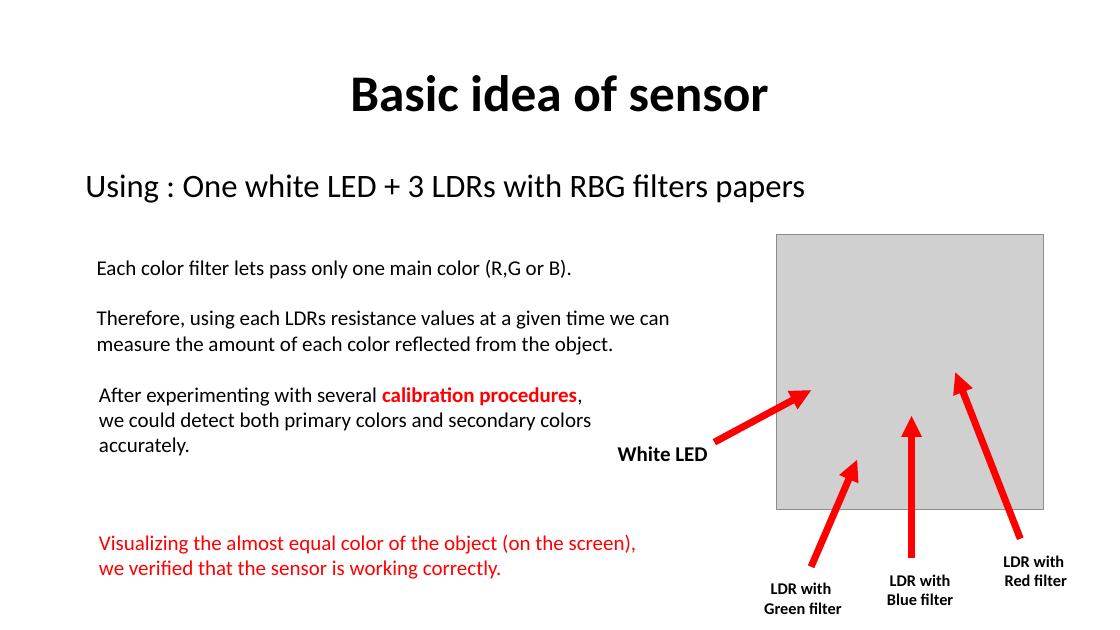
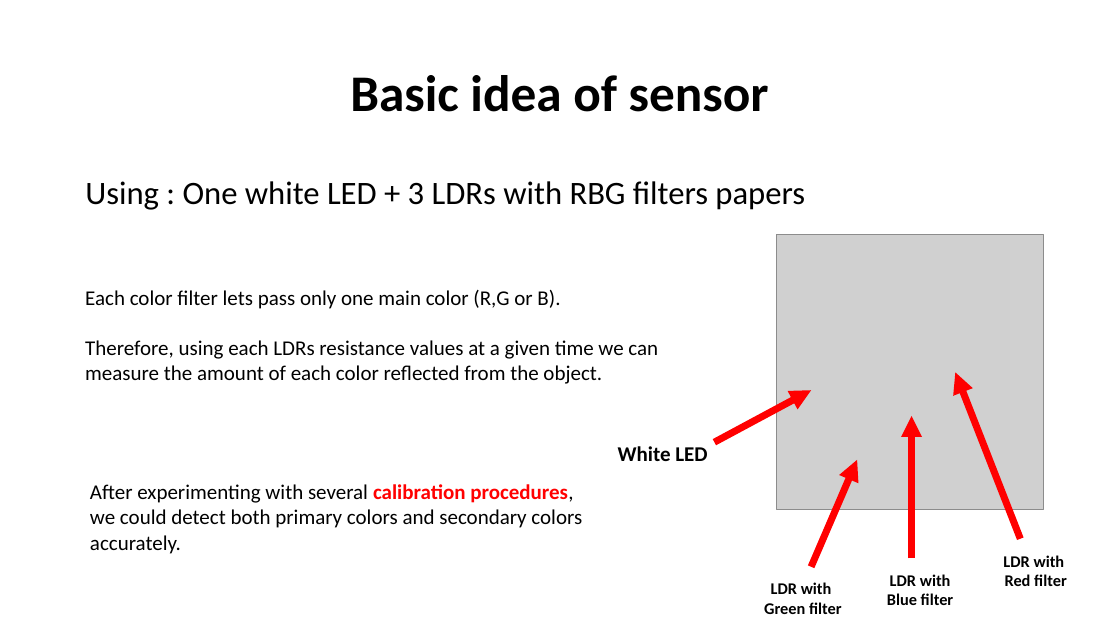
Before and after one commit to Team-Sagittarius-ENTC/RGBsensor, a slide deck: slide 4 of prabhashwara/FINAL -- RGB COLOR SENSOR PROJECT.pptx. Drawn at 1120x630 pixels with LibreOffice and Linux fonts; fonts in the diff are those of the drawing; grey boxes stand for pictures. Boxes give left, top, right and bottom in pixels: in the first picture for what was removed or moved away, otherwise in the second. Text is boxed around its words. In the diff, an @@ line names an element or a change of style, - is before the commit and + after.

Commit message:
final presentation complete

```diff
--- a/prabhashwara/FINAL -- RGB COLOR SENSOR PROJECT.pptx
+++ b/prabhashwara/FINAL -- RGB COLOR SENSOR PROJECT.pptx
@@ text "Using : One white LED ...": place and size @@
-text "Using : One white LED ..." at (85,174,805,203)
+text "Using : One white LED ..." at (85,181,805,210)
@@ text "Each color filter lets pass ...": place and size @@
-text "Each color filter lets pass ..." at (97,260,670,355)
+text "Each color filter lets pass ..." at (85,290,658,384)
@@ text "After experimenting with several calibration ...": place and size @@
-text "After experimenting with several calibration ..." at (99,387,591,456)
+text "After experimenting with several calibration ..." at (90,484,582,554)
@@ text removed at (99,535,637,579) @@
-Visualizing the almost equal color of the object (on the screen),
-we verified that the sensor is working correctly.
```
Also in this commit, not shown: 2 other slides changed, 4 slides added, 3 slides removed, 4 other files.
